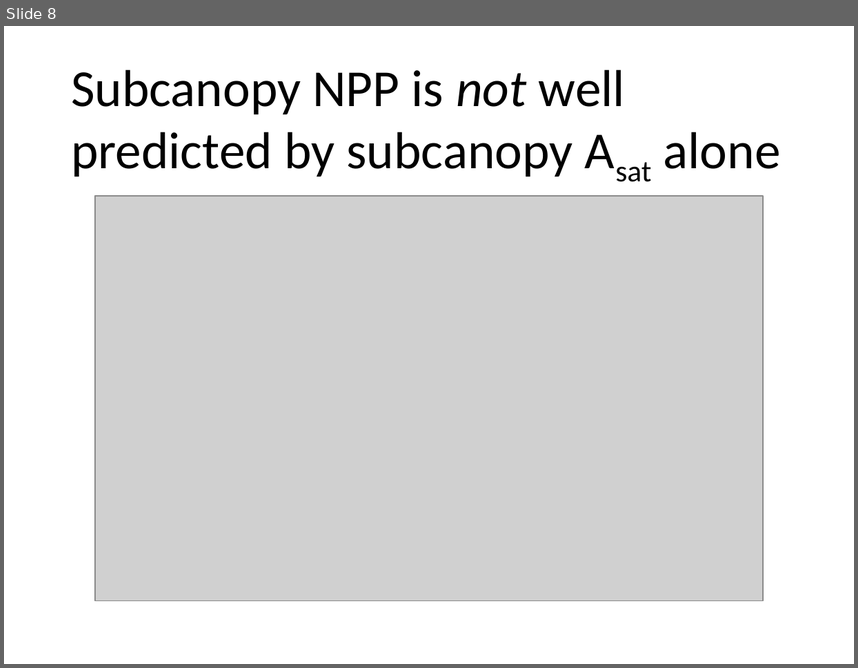
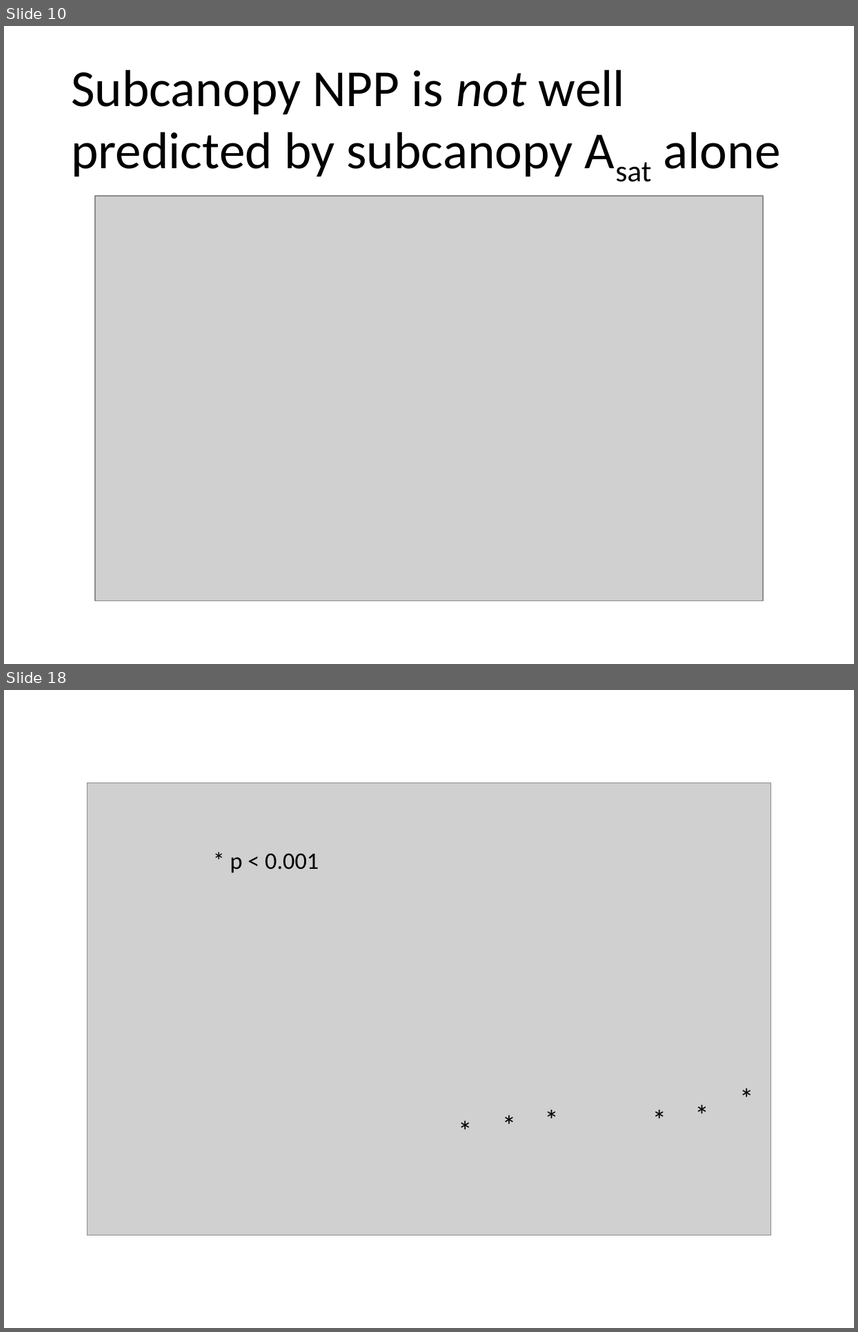
Before and after one commit to lisahaber/forte_subcanopy_leaf_functional_traits, a slide deck: docs/draft_figs_Ch2_manuscript.pptx. Shown one above the other, each under a label of ours: slide 8 before the commit, slides 10 and 18 after it; the slides between them are not shown. The pictures are 858x668 and 858x1332 pixels, drawn with LibreOffice and Linux fonts; fonts in the diff are those of the drawing; grey boxes stand for pictures. Boxes give left, top, right and bottom in pixels: in the first picture for what was removed or moved away, otherwise in the second. Text is boxed around its words. In the diff, an @@ line names an element or a change of style, - is before the commit and + after.

```diff
--- a/docs/draft_figs_Ch2_manuscript.pptx
+++ b/docs/draft_figs_Ch2_manuscript.pptx
@@ slide 18 added at (4, 690, 854, 1328), background #FFFFFF @@
@@ group added at (87, 782, 803, 1234): 7 texts, 1 picture @@
+*
+*
+*
+*
+*
+*
+* p < 0.001
@@ what was slide 8 is now slide 10 @@
```
Also in this commit, not shown: 1 slide changed, 11 other slides added, 39 other files.
